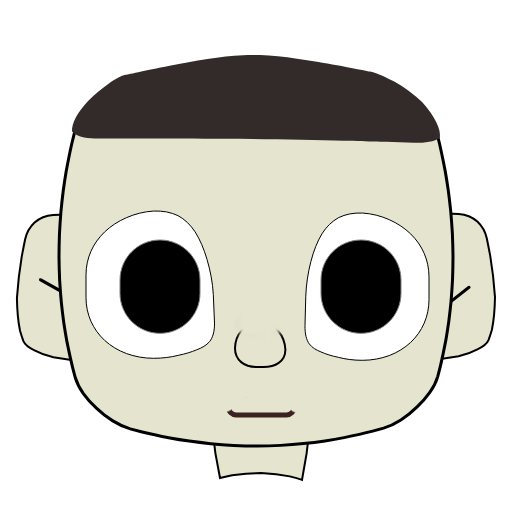
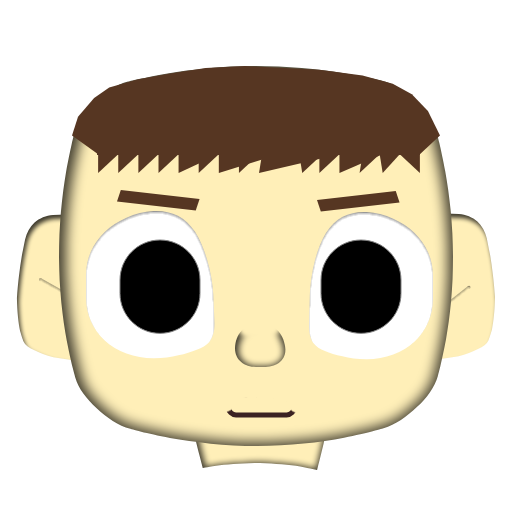
Layers edited between the first and the second 512 × 512 image:
painted on "head-shape", unmasked it over <box>59,66,453,446</box>
